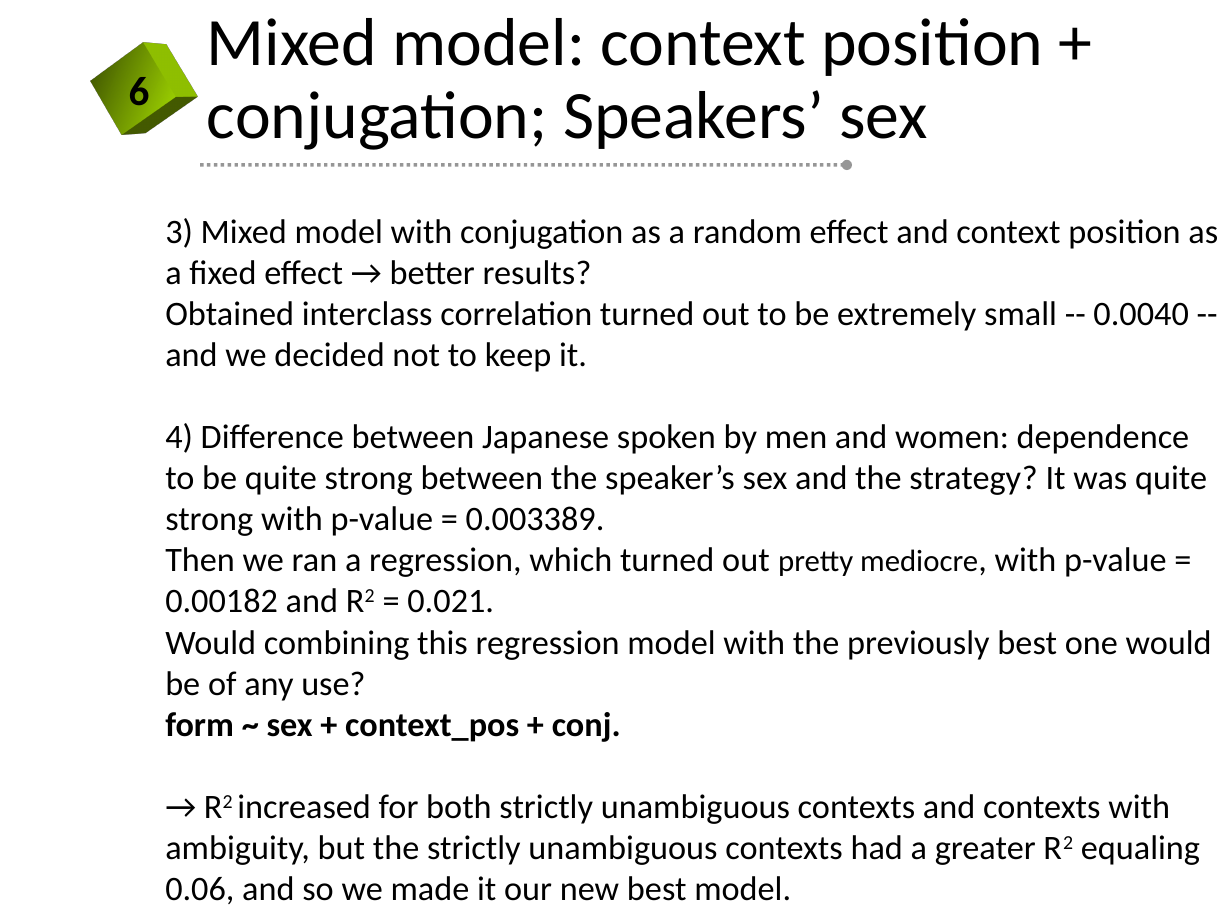
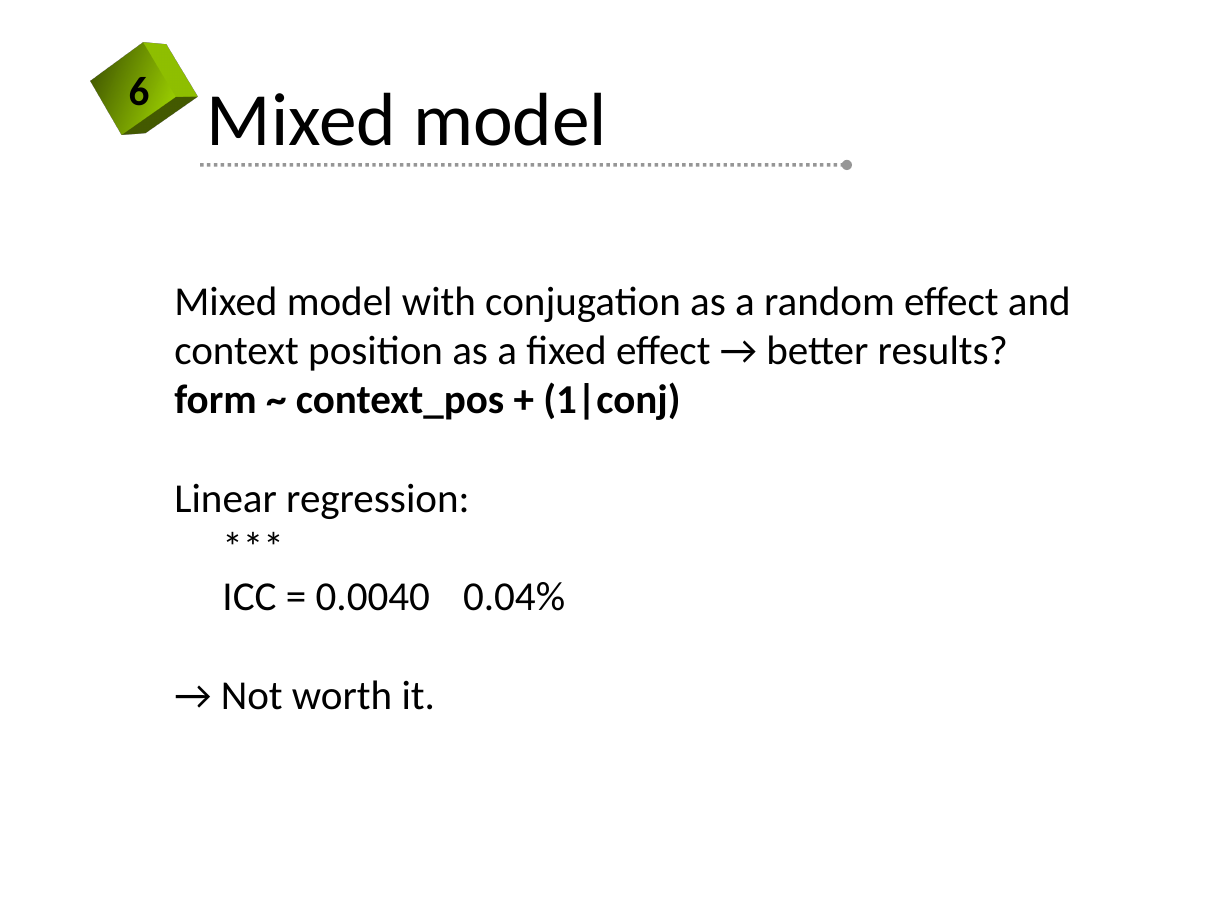
Before and after one commit to kateabr/r_project_data, a slide deck: slide 11 of slides.pptx (slide 9 before the commit). Drawn at 1232x924 pixels with LibreOffice and Linux fonts; fonts in the diff are those of the drawing; background and template pictures are left out. Boxes give left, top, right and bottom in pixels: in the first picture for what was removed or moved away, otherwise in the second. Text is boxed around its words. In the diff, an @@ line names an element or a change of style, - is before the commit and + after.

Commit message:
updated slides

```diff
--- a/slides.pptx
+++ b/slides.pptx
@@ title at [207, 92, 607, 146]: text changed; size 39.6 to 44 pt @@
-Mixed model: context position + conjugation; Speakers’ sex
+Mixed model
@@ text removed at [165, 218, 1218, 904] @@
-3) Mixed model with conjugation as a random effect and context position as a fixed effect → better results?
-Obtained interclass correlation turned out to be extremely small -- 0.0040 -- and we decided not to keep it.
-4) Difference between Japanese spoken by men and women: dependence to be quite strong between the speaker’s sex and the strategy? It was quite strong with p-value = 0.003389.
-Then we ran a regression, which turned out pretty mediocre, with p-value = 0.00182 and R2 = 0.021.
-Would combining this regression model with the previously best one would be of any use?
-form ~ sex + context_pos + conj.
-→ R2 increased for both strictly unambiguous contexts and contexts with ambiguity, but the strictly unambiguous contexts had a greater R2 equaling 0.06, and so we made it our new best model.
@@ text added at [174, 286, 1071, 710], 24 pt, text #000000 @@
+Mixed model with conjugation as a random effect and context position as a fixed effect → better results?
+form ~ context_pos + (1|conj)
+Linear regression:
+***
+ICC = 0.0040 0.04%
+→ Not worth it.
```
Also in this commit, not shown: 7 other slides changed, 17 slides added, 1 slide removed.
